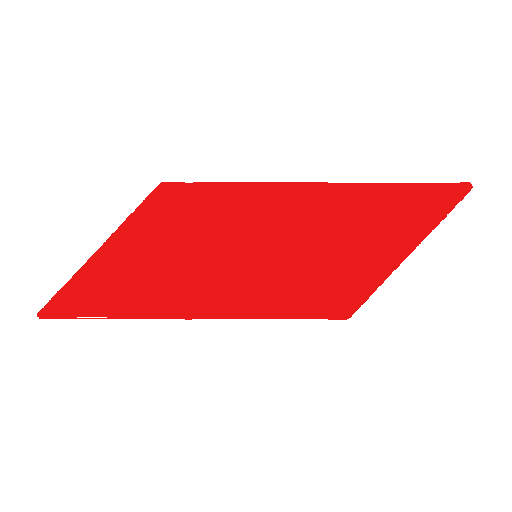
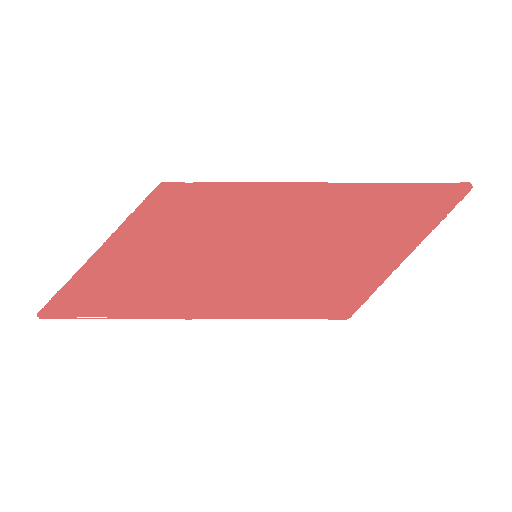
Comparing the layer stacks of the two 512x512 images. Changes:
"parallelogram.png copy": opacity 100% → 65%, painted on it over (x1=37, y1=182, x2=473, y2=320)
removed layer "parallelogram.png" over (x1=37, y1=182, x2=473, y2=320)
